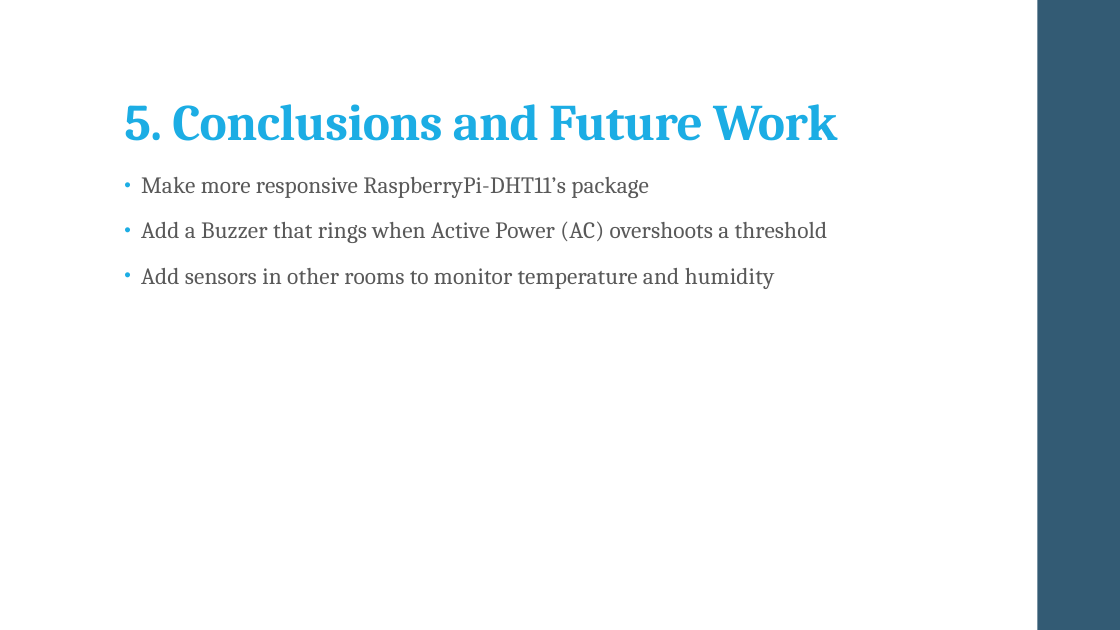
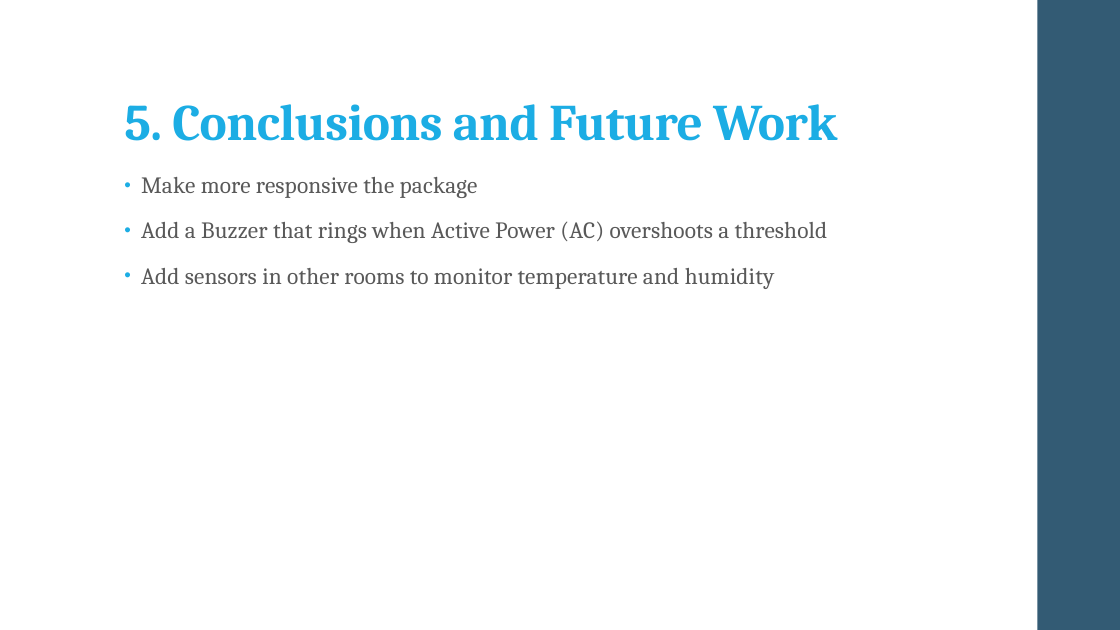
Before and after one commit to StivSha/RaspberryPi-DHT11-ACFan-Controller, a slide deck: slide 6 of PowerPoint.pptx. Drawn at 1120x630 pixels with LibreOffice and Linux fonts; fonts in the diff are those of the drawing. Boxes give left, top, right and bottom in pixels: in the first picture for what was removed or moved away, otherwise in the second. Text is boxed around its words. In the diff, an @@ line names an element or a change of style, - is before the commit and + after.

```diff
--- a/PowerPoint.pptx
+++ b/PowerPoint.pptx
@@ text at box(141, 177, 478, 198): text changed @@
-• Make more responsive RaspberryPi-DHT11’s package
+• Make more responsive the package
```
Also in this commit, not shown: 2 other slides changed.
